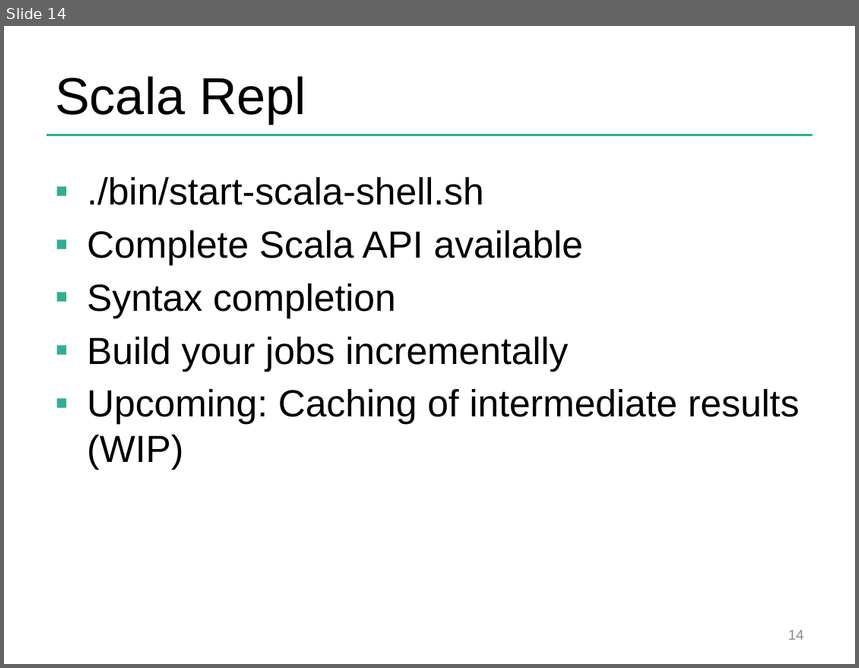
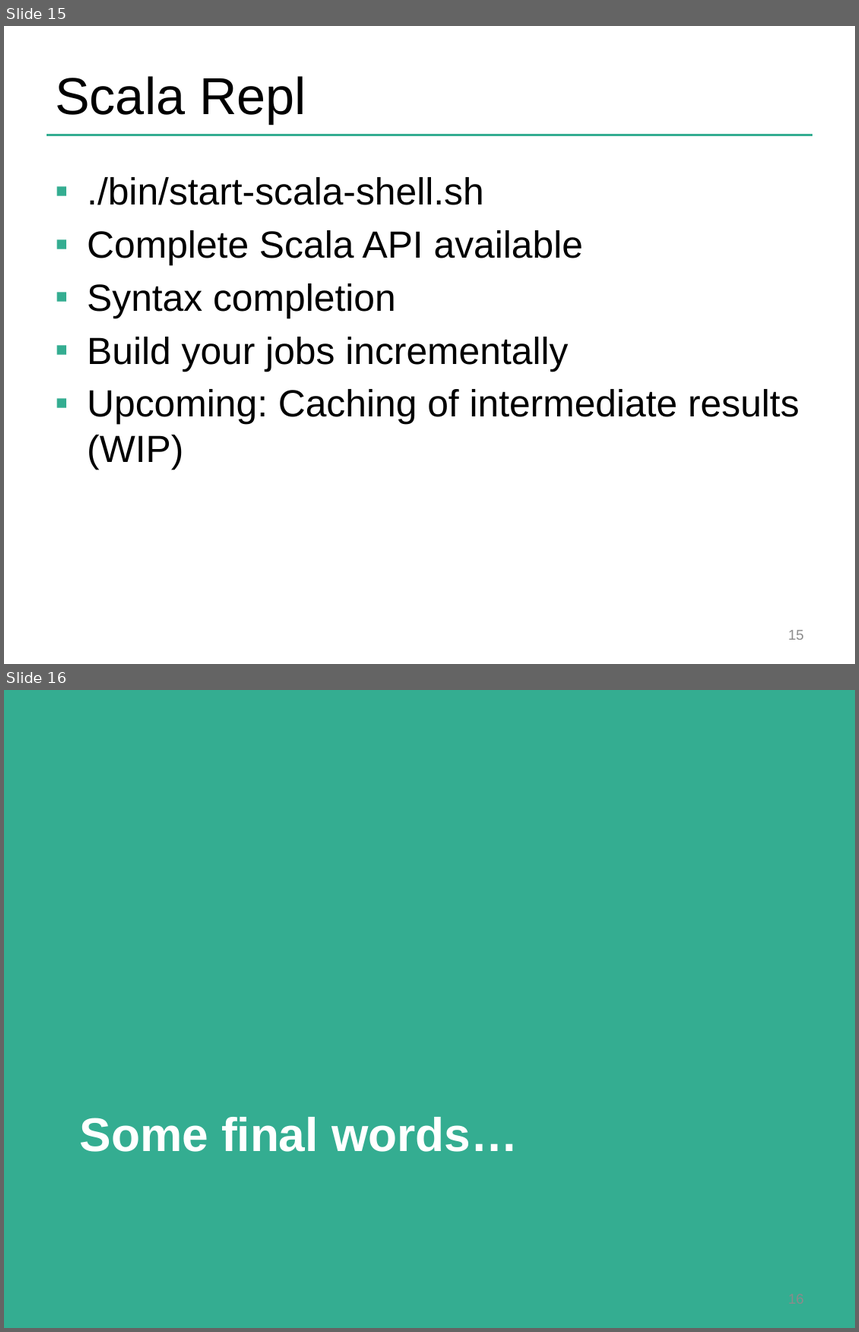
Before and after one commit to dataArtisans/flink-training-web, a slide deck: slides/closing.pptx. Shown one above the other, each under a label of ours: slide 14 before the commit, slides 15 and 16 after it. The pictures are 859x668 and 859x1332 pixels, drawn with LibreOffice and Linux fonts; fonts in the diff are those of the drawing; background and template pictures are left out. Boxes give left, top, right and bottom in pixels: in the first picture for what was removed or moved away, otherwise in the second. Text is boxed around its words. In the diff, an @@ line names an element or a change of style, - is before the commit and + after.

```diff
--- a/slides/closing.pptx
+++ b/slides/closing.pptx
@@ slide 16 added at [4,690,855,1328], background #34AD91 @@
@@ title added at [80,1117,518,1152], 40 pt, text #FFFFFF, bold @@
+Some final words…
@@ what was slide 14 is now slide 15 @@
@@ page number at [788,630,804,640]: text changed @@
-14
+15
```
Also in this commit, not shown: 4 slides changed, 4 other slides added, 2 slides removed, 5 other files.
